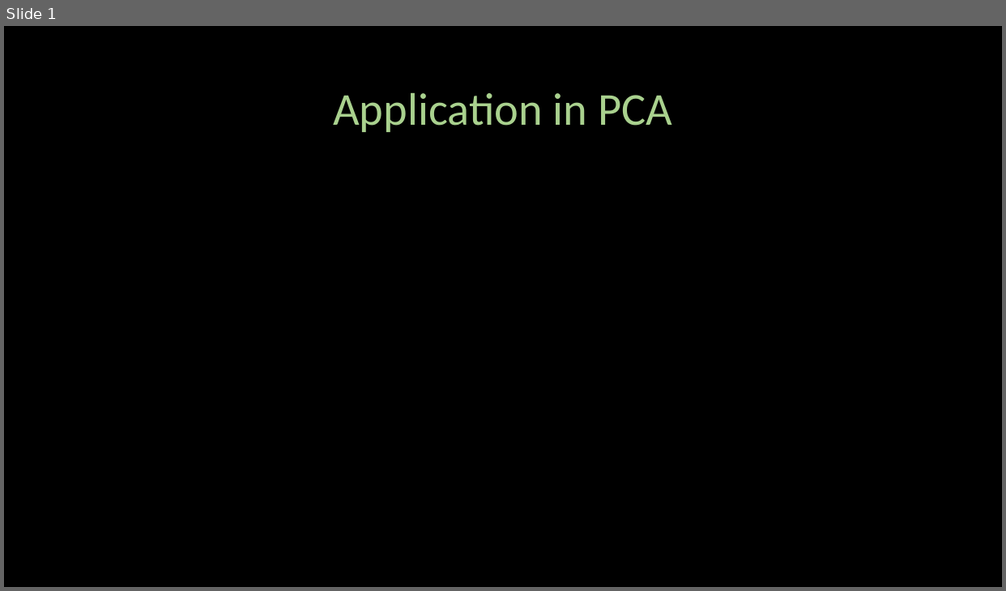
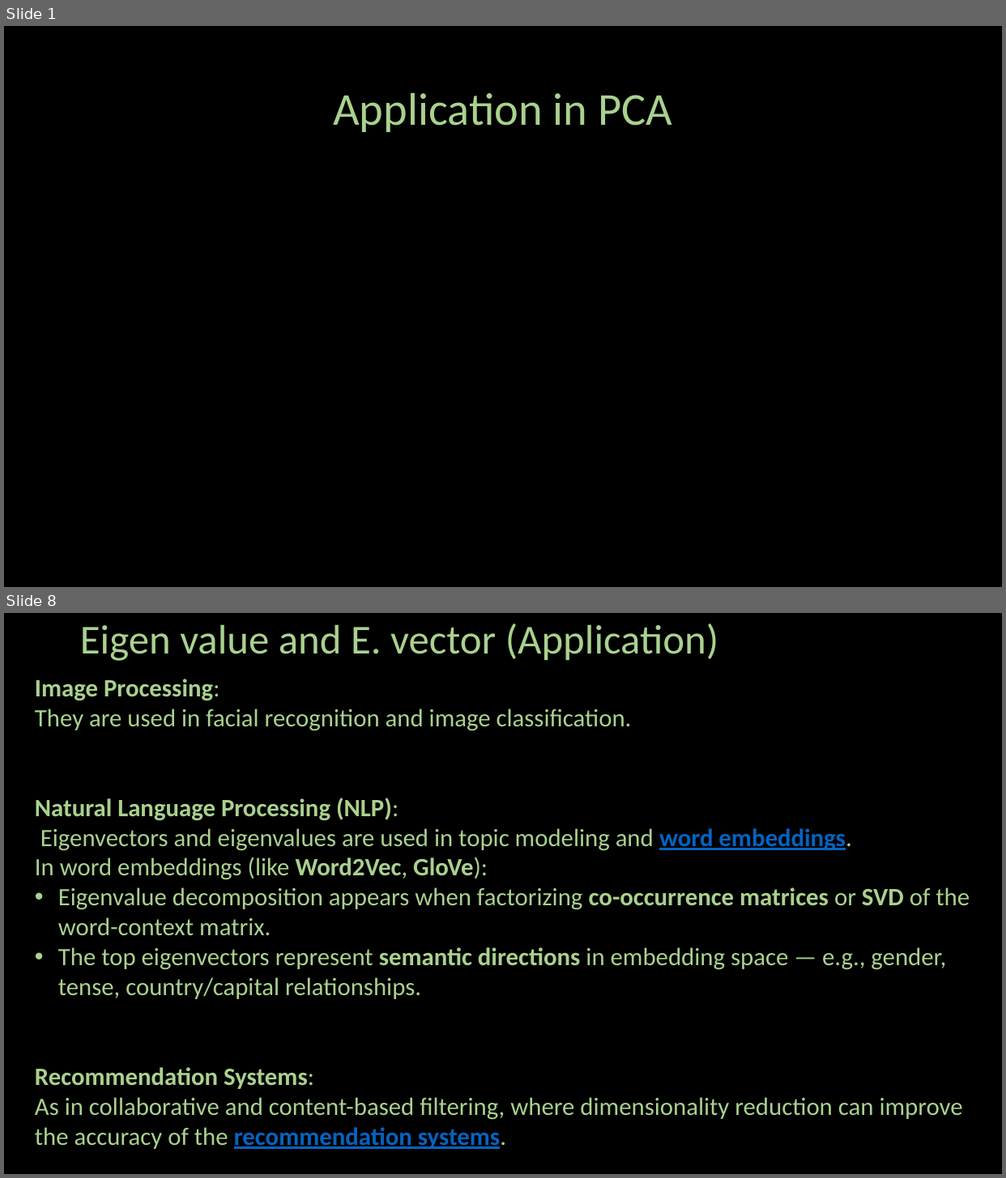
Before and after one commit to ash322ash422/youtube, a slide deck: linear_algebra/2-scalar-vector-matrix/eigenVector_eigenValue-2-Application.pptx. Shown one above the other, each under a label of ours: slide 1 before the commit, slides 1 and 8 after it; the slides between them are not shown. The pictures are 1006x591 and 1006x1178 pixels, drawn with LibreOffice and Linux fonts; fonts in the diff are those of the drawing; background and template pictures are left out. Boxes give left, top, right and bottom in pixels: in the first picture for what was removed or moved away, otherwise in the second. Text is boxed around its words. In the diff, an @@ line names an element or a change of style, - is before the commit and + after.

```diff
--- a/linear_algebra/2-scalar-vector-matrix/eigenVector_eigenValue-2-Application.pptx
+++ b/linear_algebra/2-scalar-vector-matrix/eigenVector_eigenValue-2-Application.pptx
@@ slide 8 added at bbox=[4, 613, 1002, 1174], background #000000 @@
@@ title added at bbox=[80, 624, 718, 661], 39.6 pt, text #A9D18E @@
+Eigen value and E. vector (Application)
@@ text added at bbox=[35, 679, 970, 1149], 24 pt, text #A9D18E @@
+Image Processing:
+They are used in facial recognition and image classification.
+Natural Language Processing (NLP):
+Eigenvectors and eigenvalues are used in topic modeling and word embeddings.
+In word embeddings (like Word2Vec, GloVe):
+• Eigenvalue decomposition appears when factorizing co-occurrence matrices or SVD of the word-context matrix.
+• The top eigenvectors represent semantic directions in embedding space — e.g., gender, tense, country/capital relationships.
+Recommendation Systems:
+As in collaborative and content-based filtering, where dimensionality reduction can improve the accuracy of the recommendation systems.
```
Also in this commit, not shown: 7 slides changed, 2 other slides added, 25 other files.
